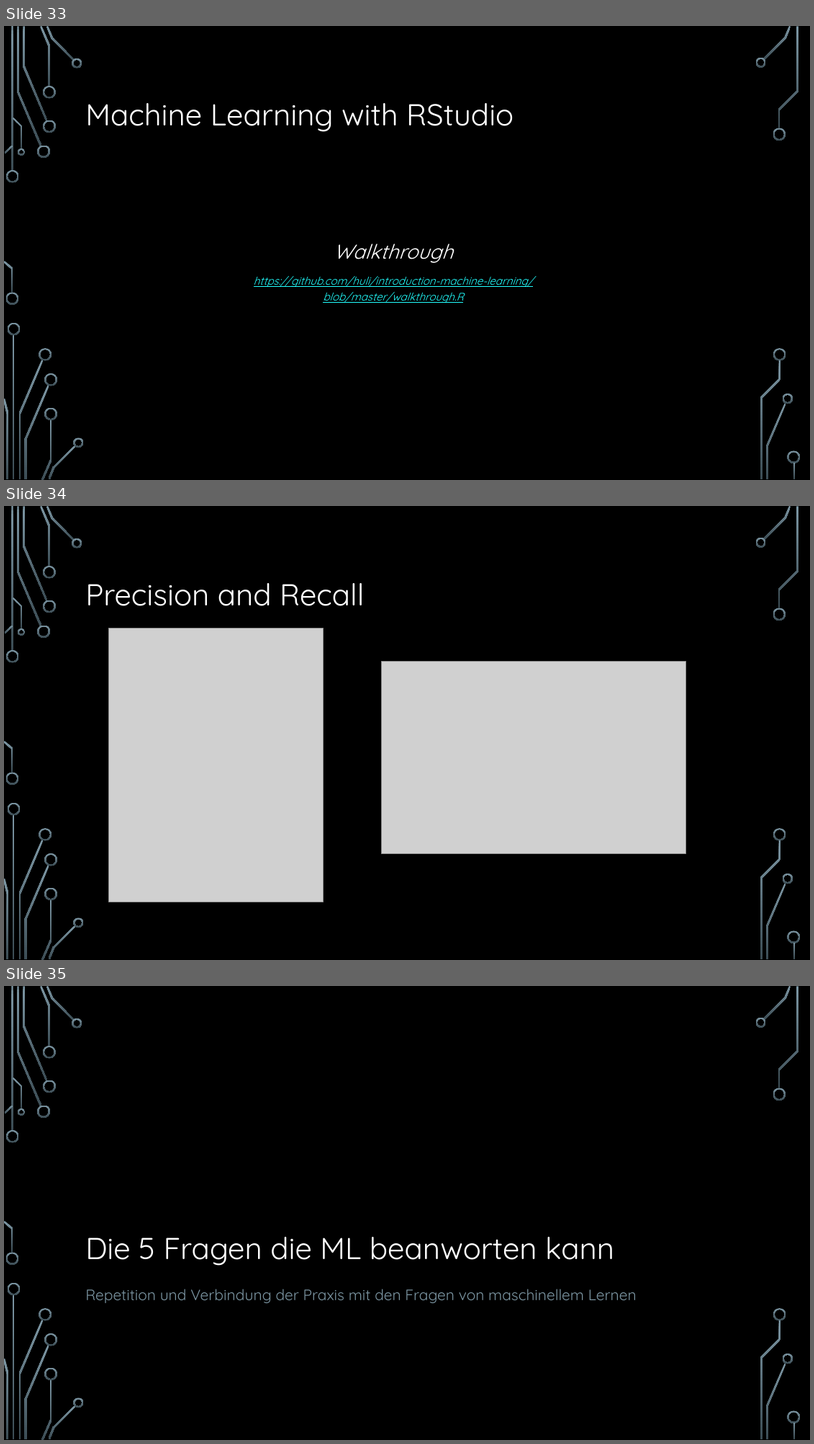
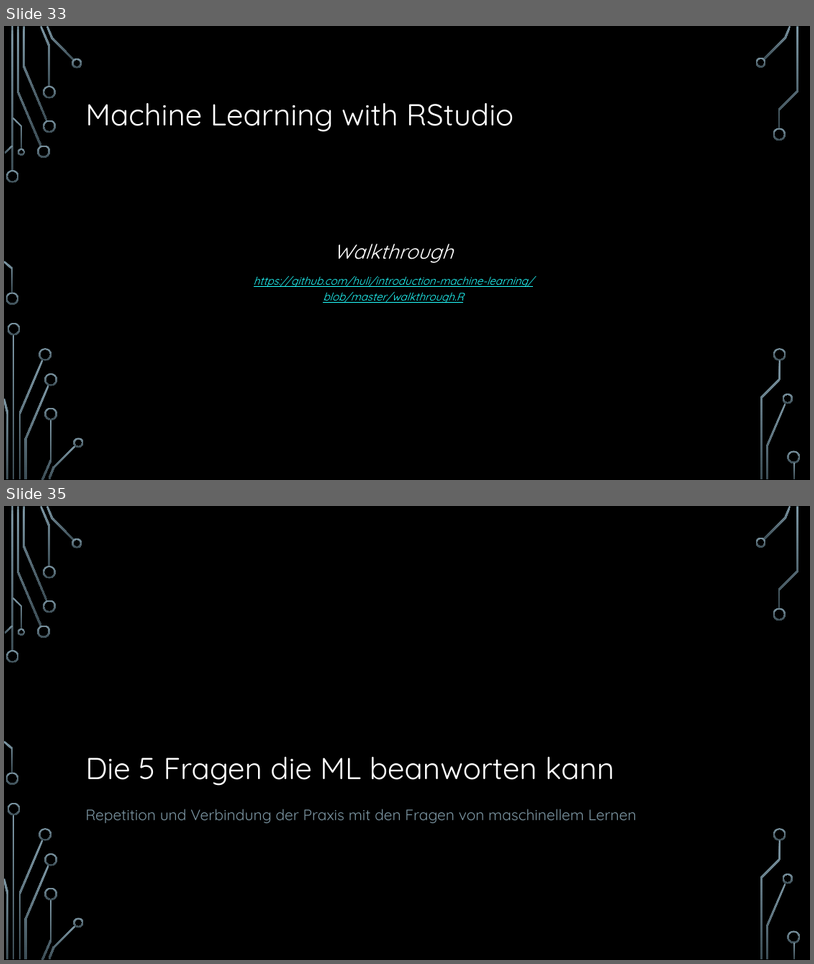
Before and after one commit to hacpro/introduction-machine-learning, a slide deck: presentation.pptx. Shown one above the other, each under a label of ours: slides 33, 34 and 35 before the commit, slides 33 and 35 after it; the slides between them are not shown. The pictures are 814x1444 and 814x964 pixels, drawn with LibreOffice and Linux fonts; fonts in the diff are those of the drawing; grey boxes stand for pictures; background and template pictures are left out. Boxes give left, top, right and bottom in pixels: in the first picture for what was removed or moved away, otherwise in the second. Text is boxed around its words. In the diff, an @@ line names an element or a change of style, - is before the commit and + after.

```diff
--- a/presentation.pptx
+++ b/presentation.pptx
@@ slide 34 removed at [4, 506, 810, 960], background picture (left out); not listed: 36 template elements that a slide beside it also shows @@
@@ title removed at [85, 583, 364, 606] @@
-Precision and Recall
@@ picture removed at [108, 628, 324, 901] @@
@@ picture removed at [381, 662, 687, 854] @@
```
Also in this commit, not shown: 1 slide added, 1 other file.
